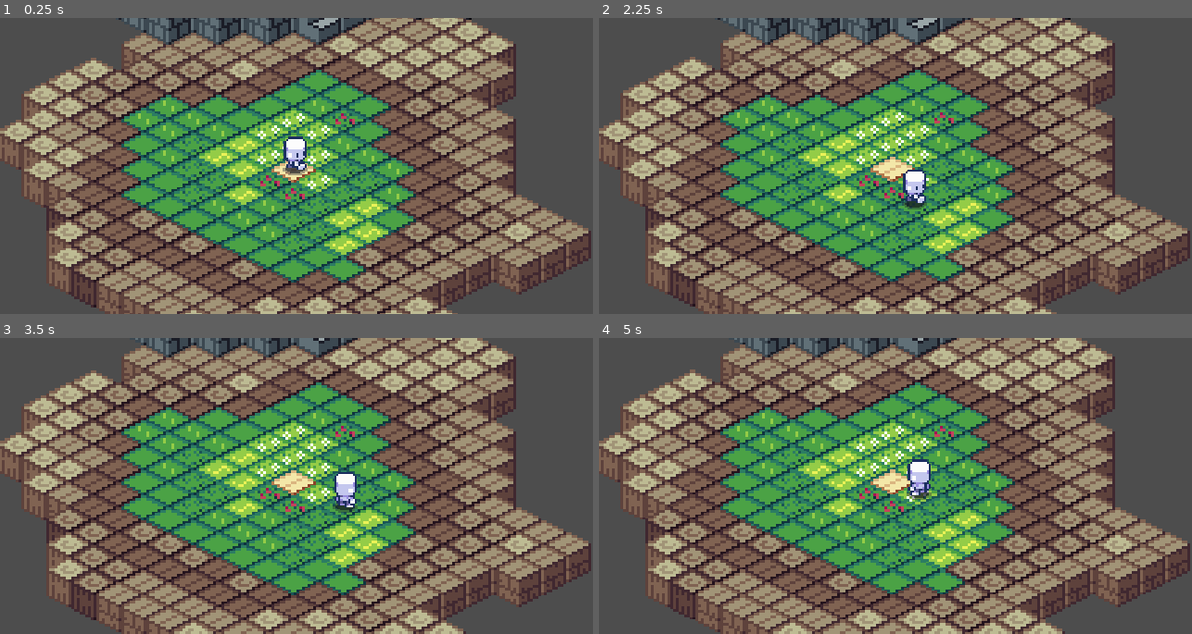
Above: before the commit, frames 1-4 (two rows, left to right).
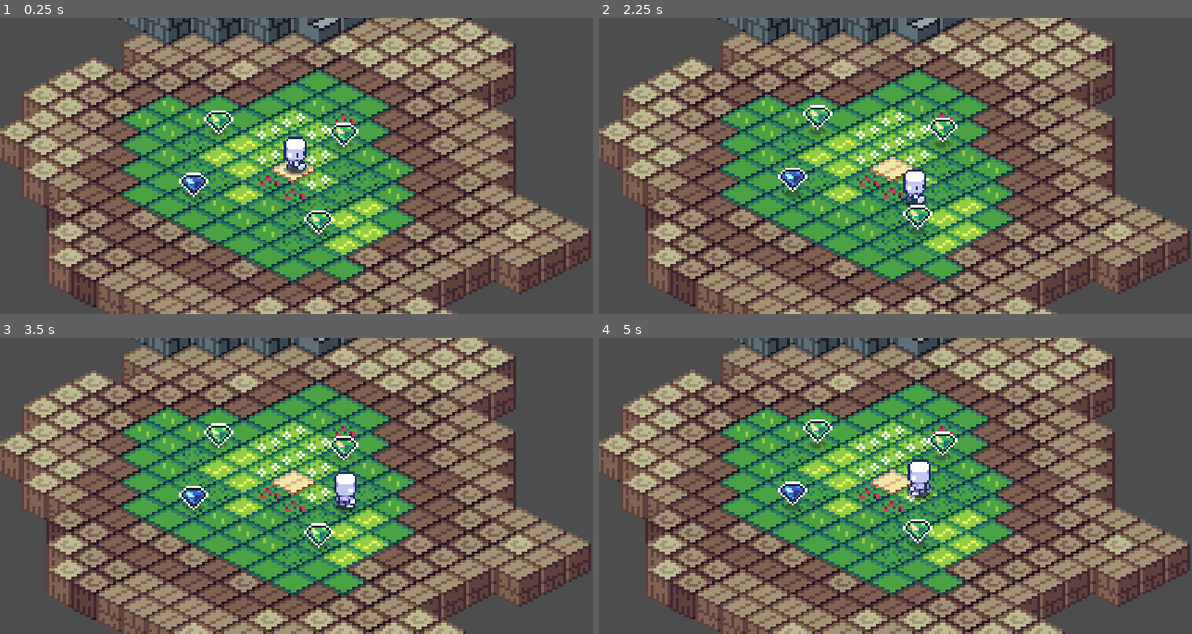
Above: after the commit, the same moments.

Repository: ofknee/shiso
Game: Godot game, scene res://scenes/main.tscn
Same seed, same stepped clock (60 frames per second), same inputs: the game is played once before the commit and once after it. The engine's default icon, where the game draws it, is replaced by a stand-in: a white triangle on a blue panel in a dark square.
Inputs (mouse positions are in pixels of both pictures, inside the frame that each line leads up to):
- Up to frame 1 (0.25 s): no input
- Up to frame 2 (2.25 s): tap Enter at 0.5 s; move the mouse to (1025, 151) at 0.52 s; hold Right (right) 0.53-1.28 s; tap Alt at 0.6, 2.1 s; click (1025, 151) at 0.67 s; move the mouse to (776, 180) at 1.27 s; hold Down (down) 1.28-2.03 s; tap Shift at 1.35 s; click (776, 180) at 1.42 s; move the mouse to (954, 100) at 2.02 s; hold Right (right) from 2.03 s (still down); click (954, 100) at 2.17 s
- Up to frame 3 (3.5 s): move the mouse to (266, 545) at 2.77 s; release Right (right) at 2.78 s; hold Up (up) from 2.78 s (still down); tap Shift at 2.85 s; click (266, 545) at 2.92 s
- Up to frame 4 (5 s): move the mouse to (1073, 530) at 3.52 s; release Up (up) at 3.53 s; hold Left (left) from 3.53 s (still down); tap Alt at 3.6 s; click (1073, 530) at 3.67 s; move the mouse to (717, 441) at 4.27 s; tap Shift at 4.35 s; click (717, 441) at 4.42 s

The runs differ from the first frame. In frame 1, 1.1% of the frame differs, in the area x 30-61%, y 31-74%; in frame 2, 1.2%, in the area x 30-61%, y 29-74%; in frame 3, 1.1%; in frame 4, 1.2%.

Commit message:
power up stuff boom thats what i call a not inventorying-inventory

Diff:
--- a/project.godot
+++ b/project.godot
@@ -31,7 +31,8 @@
 folder_colors={
 "res://addons/": "gray",
 "res://assets/": "pink",
-"res://scenes/": "blue"
+"res://scenes/": "blue",
+"res://scenes/scripts/": "purple"
 }
 
 [input]
--- /dev/null
+++ b/scenes/inventory_slot.tscn
@@ -0,0 +1,29 @@
+[gd_scene format=3 uid="uid://mr7x0yixrmho"]
+
+[ext_resource type="Texture2D" uid="uid://bju7wd4ccitwv" path="res://assets/ui/powers:inventory/inventory_slot.png" id="1_bxqf6"]
+[ext_resource type="Script" uid="uid://bmdcf31qvrepa" path="res://scenes/scripts/inventory_slot.gd" id="1_hddt5"]
+
+[sub_resource type="CompressedTexture2D" id="CompressedTexture2D_bxqf6"]
+load_path = "res://.godot/imported/inventory_slot.png-3751a910bbda02ced620728610dfe54e.ctex"
+
+[sub_resource type="CompressedTexture2D" id="CompressedTexture2D_hddt5"]
+load_path = "res://.godot/imported/inventory_slot_click.png-e06dd7e5e4596b27a130f39f119ec04e.ctex"
+
+[node name="inventory_slot" type="CenterContainer" unique_id=1996084076]
+anchors_preset = 15
+anchor_right = 1.0
+anchor_bottom = 1.0
+grow_horizontal = 2
+grow_vertical = 2
+script = ExtResource("1_hddt5")
+
+[node name="TextureButton" type="TextureButton" parent="." unique_id=625995819]
+layout_mode = 2
+texture_normal = SubResource("CompressedTexture2D_bxqf6")
+texture_pressed = SubResource("CompressedTexture2D_hddt5")
+
+[node name="Sprite2D" type="Sprite2D" parent="." unique_id=246957969]
+visible = false
+texture = ExtResource("1_bxqf6")
+
+[connection signal="mouse_entered" from="TextureButton" to="." method="_on_texture_button_mouse_entered"]
--- /dev/null
+++ b/scenes/item.tscn
@@ -0,0 +1,93 @@
+[gd_scene format=3 uid="uid://dyfkuaf6jvl52"]
+
+[ext_resource type="Script" uid="uid://dqivf0h6gjv1p" path="res://scenes/scripts/item.gd" id="1_6muww"]
+[ext_resource type="PackedScene" uid="uid://b1d1x2mdx68u7" path="res://scenes/shadow.tscn" id="2_vljjh"]
+[ext_resource type="Texture2D" uid="uid://bxhtpk2qy38wf" path="res://assets/ui/powers:inventory/items16x16.png" id="3_ro5b8"]
+
+[sub_resource type="CircleShape2D" id="CircleShape2D_j7wrs"]
+radius = 5.0
+
+[sub_resource type="AtlasTexture" id="AtlasTexture_6muww"]
+atlas = ExtResource("3_ro5b8")
+region = Rect2(52, 27, 13, 13)
+
+[sub_resource type="AtlasTexture" id="AtlasTexture_vljjh"]
+atlas = ExtResource("3_ro5b8")
+region = Rect2(39, 40, 13, 13)
+
+[sub_resource type="AtlasTexture" id="AtlasTexture_ro5b8"]
+atlas = ExtResource("3_ro5b8")
+region = Rect2(52, 40, 13, 13)
+
+[sub_resource type="AtlasTexture" id="AtlasTexture_d265e"]
+atlas = ExtResource("3_ro5b8")
+region = Rect2(39, 53, 13, 13)
+
+[sub_resource type="AtlasTexture" id="AtlasTexture_5vp5n"]
+atlas = ExtResource("3_ro5b8")
+region = Rect2(52, 53, 13, 13)
+
+[sub_resource type="SpriteFrames" id="SpriteFrames_08kqv"]
+animations = [{
+"frames": [{
+"duration": 1.0,
+"texture": SubResource("AtlasTexture_6muww")
+}],
+"loop": true,
+"name": &"bomb",
+"speed": 5.0
+}, {
+"frames": [{
+"duration": 1.0,
+"texture": SubResource("AtlasTexture_vljjh")
+}],
+"loop": true,
+"name": &"diams",
+"speed": 5.0
+}, {
+"frames": [{
+"duration": 1.0,
+"texture": SubResource("AtlasTexture_ro5b8")
+}],
+"loop": true,
+"name": &"emz",
+"speed": 5.0
+}, {
+"frames": [{
+"duration": 1.0,
+"texture": SubResource("AtlasTexture_d265e")
+}],
+"loop": true,
+"name": &"health",
+"speed": 5.0
+}, {
+"frames": [{
+"duration": 1.0,
+"texture": SubResource("AtlasTexture_5vp5n")
+}],
+"loop": true,
+"name": &"health_blue",
+"speed": 5.0
+}]
+
+[node name="item" type="Area2D" unique_id=971453052]
+z_index = 2
+scale = Vector2(0.8, 0.8)
+priority = -1
+script = ExtResource("1_6muww")
+
+[node name="shadow" parent="." unique_id=827207887 instance=ExtResource("2_vljjh")]
+modulate = Color(1, 1, 1, 0.49803922)
+position = Vector2(0.5, -1.25)
+scale = Vector2(0.5, 0.625)
+
+[node name="CollisionShape2D" type="CollisionShape2D" parent="." unique_id=1551262097]
+position = Vector2(0, -0.8000009)
+shape = SubResource("CircleShape2D_j7wrs")
+
+[node name="AnimatedSprite2D" type="AnimatedSprite2D" parent="." unique_id=527133940]
+position = Vector2(0, -5.500002)
+sprite_frames = SubResource("SpriteFrames_08kqv")
+animation = &"bomb"
+
+[connection signal="body_entered" from="." to="." method="_on_body_entered"]
--- a/scenes/main.tscn
+++ b/scenes/main.tscn
@@ -4,12 +4,14 @@
 [ext_resource type="PackedScene" uid="uid://dnp5ixa5ugvoa" path="res://scenes/player.tscn" id="2_sugp2"]
 
 [node name="main" type="Node2D" unique_id=1057238897]
+y_sort_enabled = true
 
 [node name="tilemap" parent="." unique_id=2034127134 instance=ExtResource("1_0wfyh")]
 z_index = -1
 position = Vector2(589, 347)
 
 [node name="player" parent="." unique_id=221897951 instance=ExtResource("2_sugp2")]
+z_index = 2
 y_sort_enabled = true
 position = Vector2(590, 346)
 
--- a/scenes/player.tscn
+++ b/scenes/player.tscn
@@ -1,9 +1,9 @@
 [gd_scene format=3 uid="uid://dnp5ixa5ugvoa"]
 
 [ext_resource type="Texture2D" uid="uid://cineb437jv5op" path="res://icon.svg" id="1_3vyb7"]
-[ext_resource type="Script" uid="uid://25ak4aoqcl2n" path="res://scenes/player.gd" id="1_qhqgy"]
+[ext_resource type="Script" uid="uid://25ak4aoqcl2n" path="res://scenes/scripts/player.gd" id="1_qhqgy"]
 [ext_resource type="Texture2D" uid="uid://cr8gphajy5fwv" path="res://assets/player/Small-8-Direction-Characters_by_AxulArt/Small-8-Direction-Characters_by_AxulArt.png" id="2_g2els"]
-[ext_resource type="Texture2D" uid="uid://rb4oaueqxnrm" path="res://assets/player/shadow.png" id="3_dqkch"]
+[ext_resource type="PackedScene" uid="uid://b1d1x2mdx68u7" path="res://scenes/shadow.tscn" id="4_dqkch"]
 
 [sub_resource type="CircleShape2D" id="CircleShape2D_qhqgy"]
 radius = 2.0
@@ -223,20 +223,6 @@
 scale = Vector2(0.5, 0.5)
 motion_mode = 1
 script = ExtResource("1_qhqgy")
-
-[node name="Shadow" type="Sprite2D" parent="." unique_id=2146770358]
-modulate = Color(0.42557132, 0.42557135, 0.42557132, 0.36078432)
-z_index = -1
-position = Vector2(-0.99999964, 1.9999999)
-scale = Vector2(1.9999999, 1.3333333)
-texture = ExtResource("3_dqkch")
-
-[node name="Shadow2" type="Sprite2D" parent="." unique_id=77073989]
-modulate = Color(0.23137255, 0.23137255, 0.23137255, 0.5568628)
-z_index = -1
-position = Vector2(-1, 1.9999996)
-scale = Vector2(1.5555555, 0.888889)
-texture = ExtResource("3_dqkch")
 
 [node name="Icon" type="Sprite2D" parent="." unique_id=374292778]
 visible = false
@@ -248,6 +234,8 @@
 [node name="CollisionShape2D" type="CollisionShape2D" parent="." unique_id=1153100954]
 shape = SubResource("CircleShape2D_qhqgy")
 
+[node name="shadow" parent="." unique_id=827207887 instance=ExtResource("4_dqkch")]
+
 [node name="AnimatedSprite2D" type="AnimatedSprite2D" parent="." unique_id=13135088]
 position = Vector2(0, -12)
 scale = Vector2(1.5, 1.5)
--- /dev/null
+++ b/scenes/scripts/inventory_slot.gd
@@ -0,0 +1,18 @@
+extends CenterContainer
+
+const SIZE_CAP = 1.5
+var size_speed = Vector2(0.1,0.1)
+
+# Called when the node enters the scene tree for the first time.
+func _ready() -> void:
+	pass
+
+
+# Called every frame. 'delta' is the elapsed time since the previous frame.
+func _process(delta: float) -> void:
+	pass
+
+
+#func _on_texture_button_mouse_entered() -> void:
+	#size_speed += Vector2(0.1,0.1)
+	#$TextureButton.size += Vector2(size_speed)
--- /dev/null
+++ b/scenes/scripts/item.gd
@@ -0,0 +1,30 @@
+extends Area2D
+
+var amplitude := 1.5
+var time = 0
+var frequency := 2.0
+var rounding := 0.5
+var bob
+
+@onready var og_pos = $AnimatedSprite2D.get_position()
+@onready var Item = $AnimatedSprite2D
+
+var items = [
+	"cherry bomb",
+	"diams",
+	"emz",
+	"health"
+]
+
+func _ready() -> void:
+	var key = randi() % 4
+	Item.play(items[key])
+
+func _process(delta : float) -> void:
+	time += delta * frequency
+	bob = round(sin(time) * amplitude / rounding) * rounding
+	Item.set_position(og_pos + Vector2(0, bob))
+
+func _on_body_entered(body: Node2D) -> void:
+	if body.name == "player":
+		hide()
--- /dev/null
+++ b/scenes/shadow.tscn
@@ -0,0 +1,20 @@
+[gd_scene format=3 uid="uid://b1d1x2mdx68u7"]
+
+[ext_resource type="Texture2D" uid="uid://rb4oaueqxnrm" path="res://assets/player/shadow.png" id="1_0rvn4"]
+
+[node name="shadow" type="Node2D" unique_id=827207887]
+position = Vector2(1, 0)
+
+[node name="Shadow" type="Sprite2D" parent="." unique_id=2025288872]
+modulate = Color(0.42557132, 0.42557135, 0.42557132, 0.36078432)
+z_index = -1
+position = Vector2(-0.99999964, 1.9999999)
+scale = Vector2(1.9999999, 1.3333333)
+texture = ExtResource("1_0rvn4")
+
+[node name="Shadow2" type="Sprite2D" parent="." unique_id=1774471022]
+modulate = Color(0.23137255, 0.23137255, 0.23137255, 0.5568628)
+z_index = -1
+position = Vector2(-1, 1.9999996)
+scale = Vector2(1.5555555, 0.888889)
+texture = ExtResource("1_0rvn4")
--- a/scenes/tilemap.tscn
+++ b/scenes/tilemap.tscn
@@ -1,8 +1,9 @@
 [gd_scene format=4 uid="uid://brtj88ut4n156"]
 
-[ext_resource type="Script" uid="uid://rvooq2ijlnno" path="res://scenes/tilemap.gd" id="1_38yc0"]
+[ext_resource type="Script" uid="uid://rvooq2ijlnno" path="res://scenes/scripts/tilemap.gd" id="1_38yc0"]
 [ext_resource type="Texture2D" uid="uid://b75p4ojwg3n5q" path="res://assets/map/tinyBlocks_NOiL.png" id="1_55lsm"]
-[ext_resource type="Script" uid="uid://c66y06md13an3" path="res://scenes/level_0.gd" id="3_fofut"]
+[ext_resource type="Script" uid="uid://c66y06md13an3" path="res://scenes/scripts/level_0.gd" id="3_fofut"]
+[ext_resource type="PackedScene" uid="uid://dyfkuaf6jvl52" path="res://scenes/item.tscn" id="3_i8yab"]
 
 [sub_resource type="TileSetAtlasSource" id="TileSetAtlasSource_38yc0"]
 texture = ExtResource("1_55lsm")
@@ -193,6 +194,11 @@
 9:0/0/texture_origin = Vector2i(0, -5)
 9:0/0/physics_layer_0/polygon_0/points = PackedVector2Array(0, -4.5, -9, 0, 0, 4.5, 9, 0)
 
+[sub_resource type="TileSetScenesCollectionSource" id="TileSetScenesCollectionSource_v3dip"]
+resource_name = "item"
+scenes/1/scene = ExtResource("3_i8yab")
+scenes/1/display_placeholder = true
+
 [sub_resource type="TileSet" id="TileSet_fofut"]
 tile_shape = 1
 tile_layout = 5
@@ -200,6 +206,7 @@
 tile_size = Vector2i(18, 9)
 physics_layer_0/collision_layer = 1
 sources/0 = SubResource("TileSetAtlasSource_38yc0")
+sources/1 = SubResource("TileSetScenesCollectionSource_v3dip")
 
 [node name="tilemap" type="Node2D" unique_id=2034127134]
 y_sort_enabled = true
@@ -210,6 +217,11 @@
 tile_map_data = PackedByteArray("AAD4/wMAAAADAAMAAAD5/wMAAAAEAAMAAAD5/wQAAAADAAMAAAD6/wMAAAAEAAMAAAD6/wQAAAADAAMAAAD6/w …(4544 unchanged characters)…
 tile_set = SubResource("TileSet_fofut")
 script = ExtResource("3_fofut")
+
+[node name="items" type="TileMapLayer" parent="." unique_id=257840789]
+y_sort_enabled = true
+tile_map_data = PackedByteArray("AAACAAIAAQAAAAAAAQD8/wAAAQAAAAAAAQD///7/AQAAAAAAAQD+/wMAAQAAAAAAAQA=")
+tile_set = SubResource("TileSet_fofut")
 
 [node name="level3" type="TileMapLayer" parent="." unique_id=234884053]
 visible = false
Binary file added: assets/ui/powers:inventory/inventory_slot_click.png
Not shown, added: assets/ui/powers:inventory/inventory_slot_click.png.import
Binary file added: assets/ui/powers:inventory/inventory_slot_hover.png
Not shown, added: assets/ui/powers:inventory/inventory_slot_hover.png.import
Binary file added: assets/ui/powers:inventory/items16x16.png
Not shown, added: assets/ui/powers:inventory/items16x16.png.import
Not shown, added: scenes/scripts/inventory_slot.gd.uid
Not shown, added: scenes/scripts/item.gd.uid
Renamed: scenes/level_0.gd -> scenes/scripts/level_0.gd
Renamed: scenes/level_0.gd.uid -> scenes/scripts/level_0.gd.uid
Renamed: scenes/player.gd -> scenes/scripts/player.gd
Renamed: scenes/player.gd.uid -> scenes/scripts/player.gd.uid
(and 4 more such lines)
